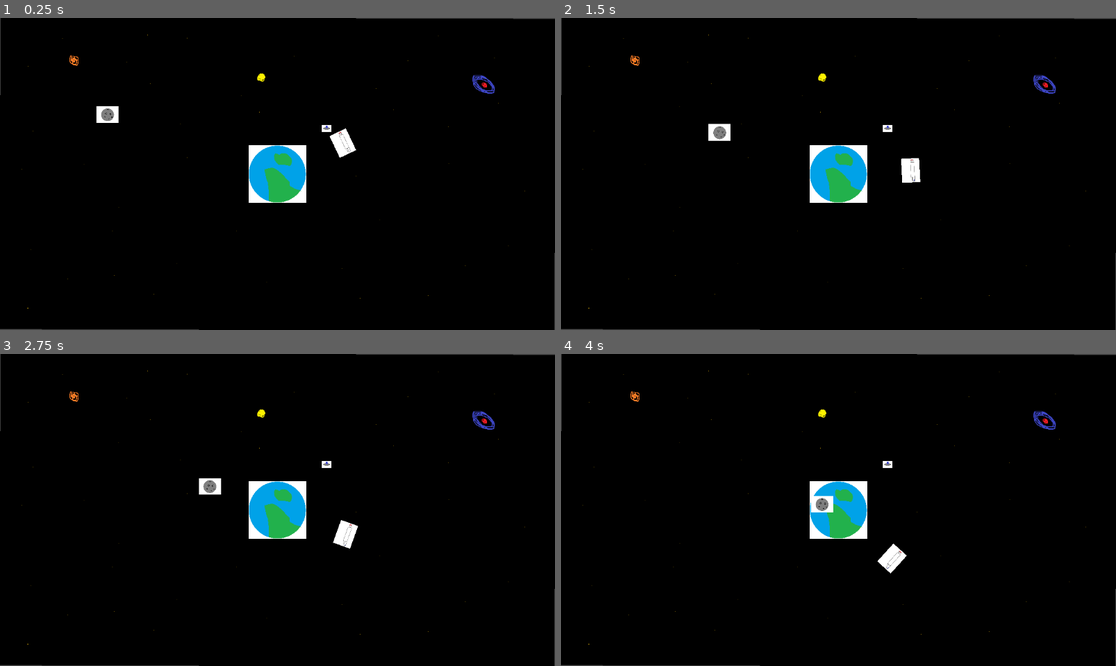
Above: before the commit, frames 1-4 (two rows, left to right).
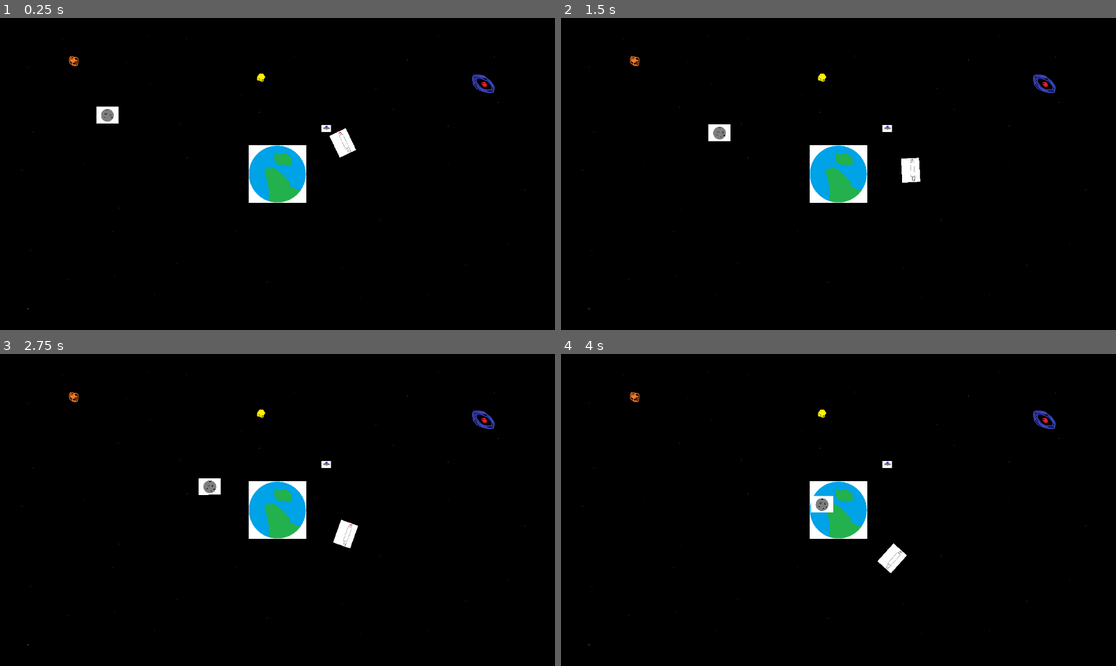
Above: after the commit, the same moments.

Repository: Swimnato/BYU-Game-Jam-2024
Game: Godot game, scene res://scenes/Main Scene.tscn
Same seed, same stepped clock (60 frames per second), same inputs: the game is played once before the commit and once after it.
Inputs (mouse positions are in pixels of both pictures, inside the frame that each line leads up to):
- Up to frame 1 (0.25 s): no input
- Up to frame 2 (1.5 s): move the mouse to (960, 158) at 0.52 s; click (960, 158) at 0.67 s; move the mouse to (727, 189) at 1.27 s; click (727, 189) at 1.42 s
- Up to frame 3 (2.75 s): move the mouse to (333, 441) at 2.02 s; click (333, 441) at 2.17 s
- Up to frame 4 (4 s): move the mouse to (810, 572) at 2.77 s; click (810, 572) at 2.92 s; move the mouse to (1005, 556) at 3.52 s; click (1005, 556) at 3.67 s

The runs differ from the first frame. In frame 1, 0.5% of the frame differs, in the area x 0-100%, y 0-100%; in frame 2, 0.5%; in frame 3, 0.5%; in frame 4, 0.5%.

Commit message:
added selection rectangle

Diff:
--- a/game-jam-2024/scenes/Main Scene.tscn
+++ b/game-jam-2024/scenes/Main Scene.tscn
@@ -14,8 +14,7 @@
 [sub_resource type="CircleShape2D" id="CircleShape2D_lqryg"]
 
 [node name="SpaceBackgroundDevArt" type="Sprite2D"]
-position = Vector2(1008, 729)
-rotation = 0.0030698
+position = Vector2(1134, 654)
 texture = ExtResource("1_1jorf")
 script = ExtResource("2_36ttu")
 
@@ -51,5 +50,5 @@
 
 [node name="Camera2D" type="Camera2D" parent="."]
 
-[node name="Selection" type="Polygon2D" parent="."]
+[node name="Selection" type="Node2D" parent="."]
 script = ExtResource("10_yx8jt")
--- a/game-jam-2024/scripts/main_scene.gd
+++ b/game-jam-2024/scripts/main_scene.gd
@@ -3,8 +3,6 @@
 var nativeResolution = Vector2(1152, 648)
 var scaleForNativeResolution = Vector2(.5, .5)
 var currentResolution = Vector2(0,0)
-
-var lastUpdate = 0
 
 # Called when the node enters the scene tree for the first time.
 func _ready() -> void:
@@ -14,9 +12,6 @@
 # Called every frame. 'delta' is the elapsed time since the previous frame.
 func _process(delta: float) -> void:
 	fitWindow(get_window().get_size())
-	var timeSinceLastUpdate = Time.get_ticks_msec() - lastUpdate
-	if timeSinceLastUpdate > 500:
-		lastUpdate = Time.get_ticks_msec()
 
 func fitWindow(newResolution):
 	if newResolution.x != currentResolution.x or newResolution.y != currentResolution.y:
--- a/game-jam-2024/scripts/selection.gd
+++ b/game-jam-2024/scripts/selection.gd
@@ -1,14 +1,38 @@
-extends Polygon2D
+extends Node2D
 
+var nativeResolution = Vector2(1152, 648)
+var startPos = Vector2(0,0);
+var endPos = Vector2(0,0);
+var isMouseDown = false
 
-var startPos = Vector2(0,0)
-
-
-# Called when the node enters the scene tree for the first time.
 func _ready() -> void:
-	pass # Replace with function body.
+	pass
 
 
 # Called every frame. 'delta' is the elapsed time since the previous frame.
 func _process(delta: float) -> void:
-	pass
+	queue_redraw()
+
+func _draw() -> void:
+	if isMouseDown:
+		endPos = convertToRelativeCoordinates(get_global_mouse_position());
+		print(endPos)
+	if endPos != startPos:
+		var size = (startPos - endPos)
+		draw_rect(Rect2(endPos, size), Color.SKY_BLUE, false, 10)
+
+
+func _input(event):
+	if event is InputEventMouseButton:
+		if event.is_pressed():
+			startPos = convertToRelativeCoordinates(get_global_mouse_position());
+			isMouseDown = true
+		elif event.is_released():
+			isMouseDown = false
+			startPos = Vector2(0,0)
+			endPos = Vector2(0,0)
+
+func convertToRelativeCoordinates(coords) -> Vector2:
+	var newX = (coords.x - (nativeResolution.x))
+	var newY = (coords.y - (nativeResolution.y))
+	return Vector2(newX,newY)
